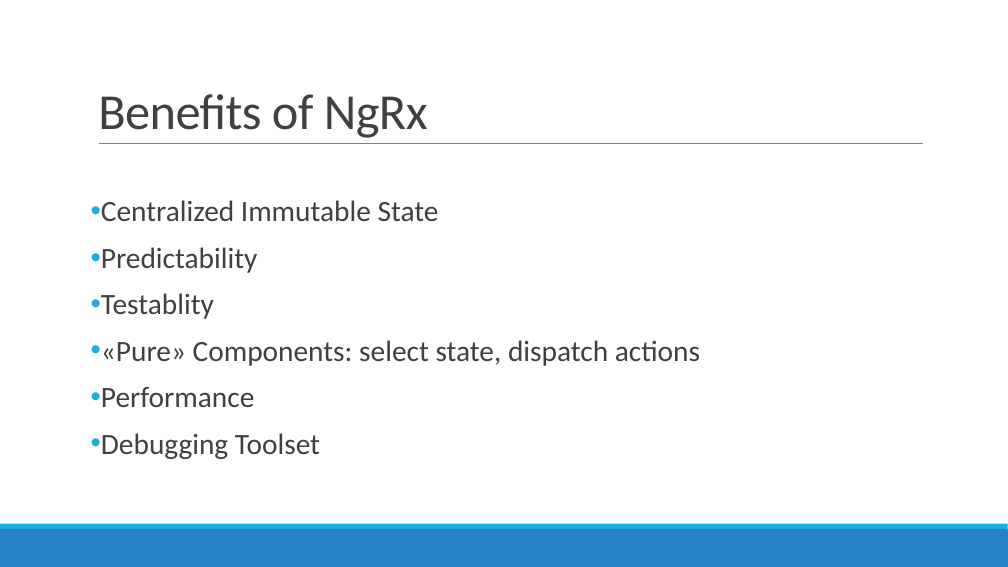
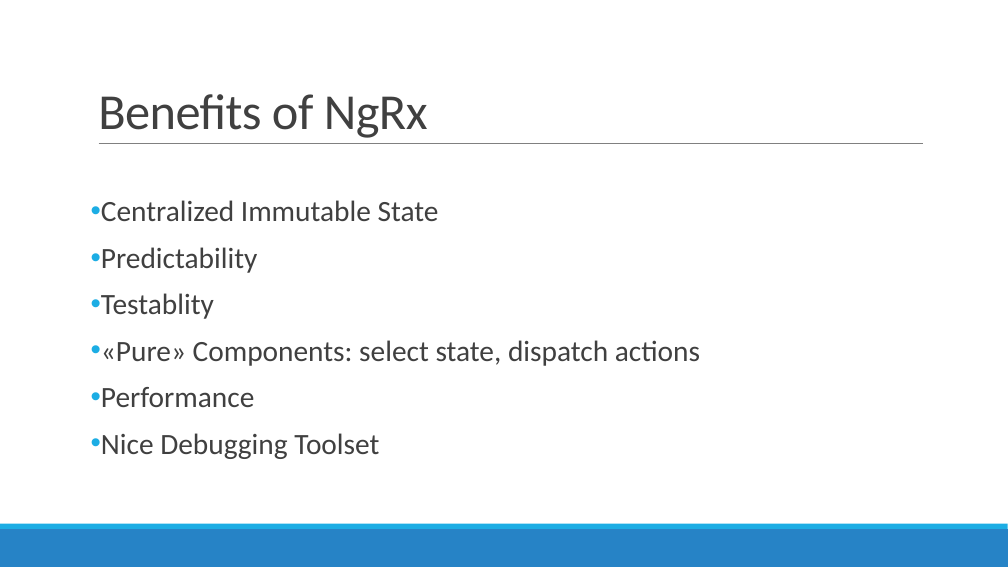
Before and after one commit to AGiorgetti/ngrx101, a slide deck: slide 33 of ReactiveProgramming_ngrx.pptx (slide 23 before the commit). Drawn at 1008x567 pixels with LibreOffice and Linux fonts; fonts in the diff are those of the drawing. Boxes give left, top, right and bottom in pixels: in the first picture for what was removed or moved away, otherwise in the second. Text is boxed around its words. In the diff, an @@ line names an element or a change of style, - is before the commit and + after.

```diff
--- a/ReactiveProgramming_ngrx.pptx
+++ b/ReactiveProgramming_ngrx.pptx
@@ text at (x1=101, y1=433, x2=379, y2=459): text changed @@
-• Debugging Toolset
+• Nice Debugging Toolset
```
Also in this commit, not shown: 1 other slide changed, 12 slides added, 2 slides removed, 2 other files.
